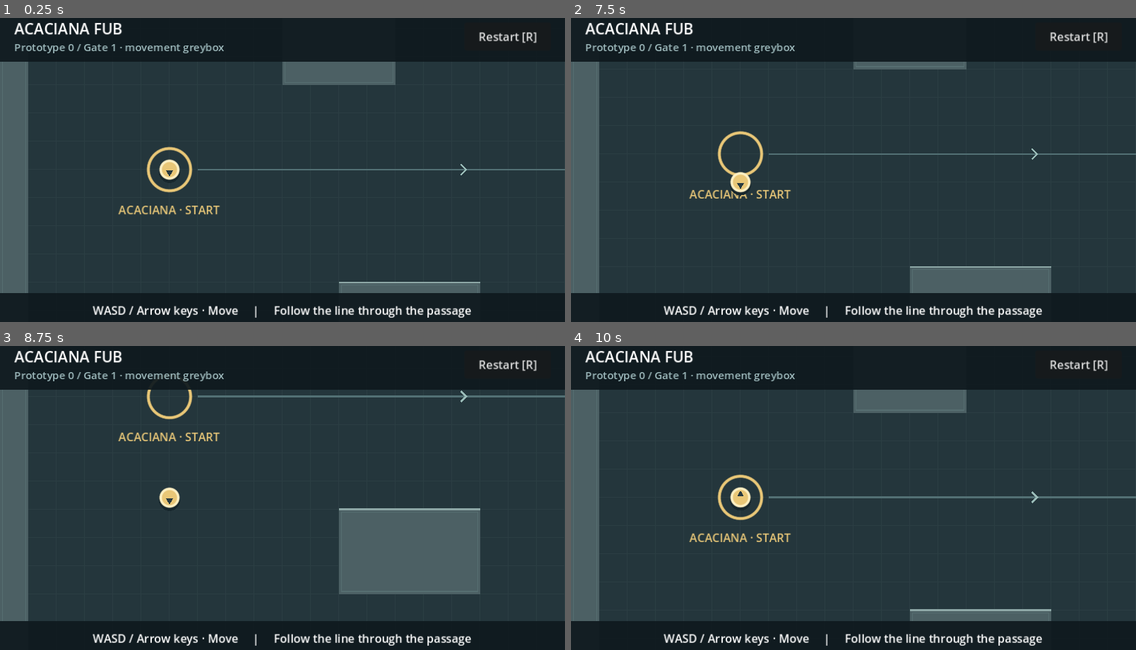
Above: before the commit, frames 1-4 (two rows, left to right).
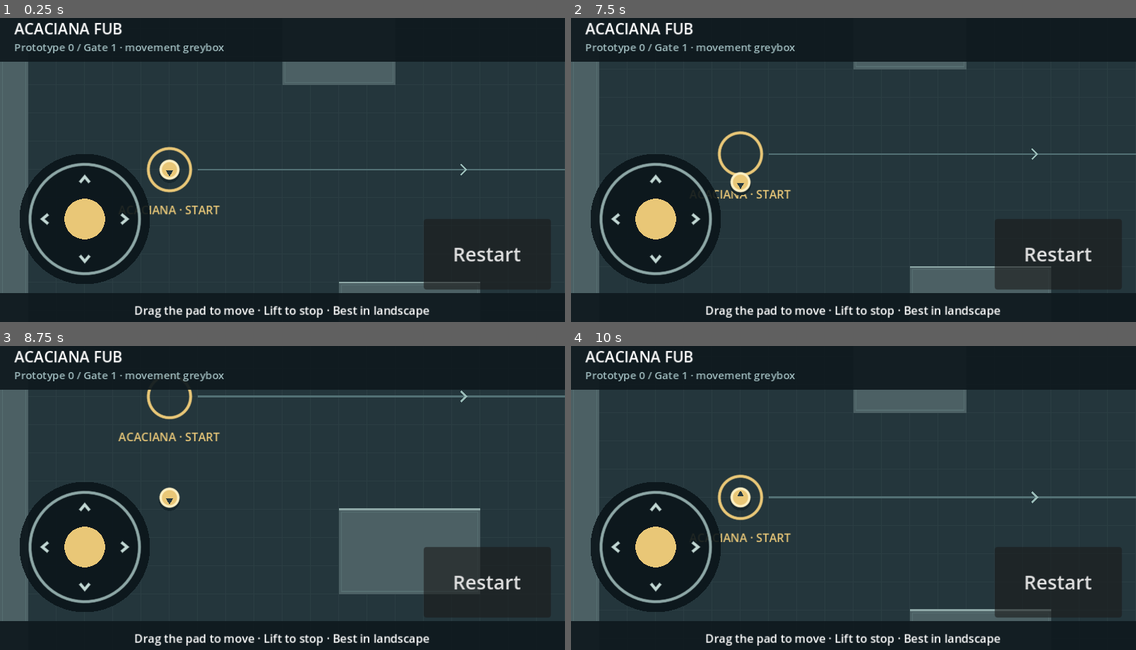
Above: after the commit, the same moments.

Repository: rossdelarge247-debug/test-game-01
Game: Godot game, scene res://scenes/gate1.tscn
The game is run twice, just before and just after one commit, with the same random seed, the same clock (stepped at 60 frames per second) and the same inputs.
Inputs (mouse positions are in pixels of both pictures, inside the frame that each line leads up to):
- Up to frame 1 (0.25 s): no input
- Up to frame 2 (7.5 s): click "Restart [R]" (after the commit: "Restart") at 0.5 s; click "Restart [R]" (after the commit: "Restart") at 1.25 s; click "Restart [R]" (after the commit: "Restart") at 2 s; tap R (restart) at 2.75, 3.5, 4.25, 5, 5.75, 6.4, 6.5 s; move the mouse to (977, 154) at 2.77 s; hold D (move_right) 2.78-3.5 s; click (977, 154) at 2.92 s; drag from (740, 185) to (825, 233) at 3.52 s; move the mouse to (910, 100) at 4.27 s; hold D (move_right) 4.28-5 s; click (910, 100) at 4.42 s; drag from (825, 233) to (684, 121) at 5.02 s; move the mouse to (1023, 218) at 5.77 s; hold A (move_left) 5.78-6.5 s; click (1023, 218) at 5.92 s; drag from (684, 121) to (768, 90) at 6.52 s; move the mouse to (881, 170) at 7.27 s; hold S (move_down) from 7.28 s (still down); click (881, 170) at 7.42 s
- Up to frame 3 (8.75 s): release S (move_down) at 8 s; drag from (197, 418) to (169, 513) at 8.02 s
- Up to frame 4 (10 s): move the mouse to (977, 482) at 8.77 s; hold W (move_up) 8.78-9.5 s; click (977, 482) at 8.92 s; drag from (740, 513) to (825, 561) at 9.52 s

The runs differ from the first frame. In frame 1, 9.8% of the frame differs, in the area x 3-98%, y 4-99%; in frame 2, 10%; in frame 3, 11%; in frame 4, 9.9%.

Commit message:
Add mobile touch controls for Gate 1 (#2)
Add a touch thumb pad and large restart control for mobile testing. Validate keyboard and touch movement in portrait and landscape.

Diff:
--- a/scenes/gate1.tscn
+++ b/scenes/gate1.tscn
@@ -1,7 +1,8 @@
-[gd_scene load_steps=3 format=3]
+[gd_scene load_steps=4 format=3]
 
 [ext_resource type="Script" path="res://src/gate1.gd" id="1"]
 [ext_resource type="PackedScene" path="res://scenes/player.tscn" id="2"]
+[ext_resource type="Script" path="res://src/touch_pad.gd" id="3"]
 
 [node name="Gate1" type="Node2D"]
 script = ExtResource("1")
@@ -94,3 +95,27 @@
 text = "WASD / Arrow keys · Move     |     Follow the line through the passage"
 horizontal_alignment = 1
 vertical_alignment = 1
+
+[node name="TouchPad" type="Control" parent="HUD/Layout"]
+anchor_top = 1.0
+anchor_bottom = 1.0
+offset_left = 16.0
+offset_top = -204.0
+offset_right = 176.0
+offset_bottom = -44.0
+mouse_filter = 2
+script = ExtResource("3")
+
+[node name="RestartTouch" type="Button" parent="HUD/Layout"]
+visible = false
+anchor_left = 1.0
+anchor_top = 1.0
+anchor_right = 1.0
+anchor_bottom = 1.0
+offset_left = -160.0
+offset_top = -124.0
+offset_right = -16.0
+offset_bottom = -44.0
+focus_mode = 0
+theme_override_font_sizes/font_size = 22
+text = "Restart"
--- a/src/gate1.gd
+++ b/src/gate1.gd
@@ -29,6 +29,12 @@
 		wall.add_child(collision)
 		$Walls.add_child(wall)
 	$HUD/Layout/Top/Restart.pressed.connect(_request_restart)
+	$HUD/Layout/RestartTouch.pressed.connect(_request_restart)
+	var touch_enabled := DisplayServer.is_touchscreen_available()
+	$HUD/Layout/RestartTouch.visible = touch_enabled
+	$HUD/Layout/Top/Restart.visible = not touch_enabled
+	if touch_enabled:
+		$HUD/Layout/Bottom/Controls.text = "Drag the pad to move · Lift to stop · Best in landscape"
 	$Acaciana/Camera2D.reset_smoothing()
 	print("GATE1_READY")
 
--- a/src/player.gd
+++ b/src/player.gd
@@ -5,12 +5,14 @@
 
 var facing := Vector2.DOWN
 var has_focus := true
+var touch_direction := Vector2.ZERO
 
 
 func _physics_process(_delta: float) -> void:
 	var direction := Vector2.ZERO
 	if has_focus:
 		direction = Input.get_vector("move_left", "move_right", "move_up", "move_down")
+		direction = (direction + touch_direction).limit_length(1.0)
 	if direction != Vector2.ZERO:
 		# Diagonal motion keeps a cardinal facing; vertical wins equal-axis ties.
 		if absf(direction.x) > absf(direction.y):
@@ -25,6 +27,7 @@
 func _notification(what: int) -> void:
 	if what == NOTIFICATION_APPLICATION_FOCUS_OUT:
 		has_focus = false
+		touch_direction = Vector2.ZERO
 		velocity = Vector2.ZERO
 		for action in ["move_left", "move_right", "move_up", "move_down"]:
 			Input.action_release(action)
--- /dev/null
+++ b/src/touch_pad.gd
@@ -0,0 +1,67 @@
+extends Control
+## A single captured finger controls movement; other fingers remain free for UI.
+
+const RADIUS := 62.0
+const DEAD_ZONE := 0.18
+
+var finger: int = -1
+var direction := Vector2.ZERO
+@onready var player: CharacterBody2D = get_node("../../../Acaciana")
+
+
+func _ready() -> void:
+	visible = DisplayServer.is_touchscreen_available()
+	resized.connect(_release)
+	if visible:
+		print("TOUCH_CONTROLS_READY")
+
+
+func _input(event: InputEvent) -> void:
+	if not is_visible_in_tree():
+		return
+	if event is InputEventScreenTouch:
+		if event.index == finger and (not event.pressed or event.canceled):
+			_release()
+		elif event.pressed and not event.canceled and finger == -1:
+			var local: Vector2 = get_global_transform_with_canvas().affine_inverse() * event.position
+			if local.distance_to(size * 0.5) <= size.x * 0.5:
+				finger = event.index
+				_update_direction(local)
+	elif event is InputEventScreenDrag and event.index == finger:
+		var local: Vector2 = get_global_transform_with_canvas().affine_inverse() * event.position
+		_update_direction(local)
+
+
+func _update_direction(local: Vector2) -> void:
+	var offset := (local - size * 0.5) / RADIUS
+	direction = Vector2.ZERO if offset.length() < DEAD_ZONE else offset.limit_length(1.0)
+	player.set("touch_direction", direction)
+	queue_redraw()
+
+
+func _release() -> void:
+	finger = -1
+	direction = Vector2.ZERO
+	if is_instance_valid(player):
+		player.set("touch_direction", Vector2.ZERO)
+	queue_redraw()
+
+
+func _notification(what: int) -> void:
+	if what == NOTIFICATION_APPLICATION_FOCUS_OUT:
+		_release()
+
+
+func _exit_tree() -> void:
+	_release()
+
+
+func _draw() -> void:
+	var center := size * 0.5
+	draw_circle(center, RADIUS + 12, Color(0.04, 0.08, 0.10, 0.9))
+	draw_arc(center, RADIUS, 0, TAU, 64, Color("8da7a6"), 2, true)
+	for axis in [Vector2.UP, Vector2.DOWN, Vector2.LEFT, Vector2.RIGHT]:
+		var point: Vector2 = center + axis * 48.0
+		var side: Vector2 = axis.orthogonal() * 5.0
+		draw_polyline(PackedVector2Array([point - axis * 6.0 + side, point, point - axis * 6.0 - side]), Color("c1d7d3"), 2, true)
+	draw_circle(center + direction * 40, 23, Color("e9c777"))
--- a/tests/gate1_test.gd
+++ b/tests/gate1_test.gd
@@ -96,6 +96,40 @@
 	player = current_scene.get_node("Acaciana")
 	_check(player.position.is_equal_approx(Vector2(192, 448)), "button reloads spawn")
 
+	var pad: Control = current_scene.get_node("HUD/Layout/TouchPad")
+	pad.show() # Simulate a touchscreen in the headless integration runner.
+	var touch_center: Vector2 = pad.get_global_transform_with_canvas() * (pad.size * 0.5)
+	_touch(touch_center + Vector2(62, 0), 3, true)
+	await _frames(20)
+	_check(player.position.x > 235, "touch pad moves the player")
+	_touch(touch_center, 4, true)
+	_touch(touch_center, 4, false)
+	await _frames(1)
+	_check(player.get("touch_direction").x > 0.9, "second finger cannot release active pad")
+	var drag := InputEventScreenDrag.new()
+	drag.index = 3
+	drag.position = touch_center + Vector2(120, -120)
+	pad.call("_input", drag)
+	await _frames(3)
+	_check(player.velocity.length() <= 160.1, "touch diagonal speed remains bounded")
+	_touch(touch_center + Vector2(200, -200), 3, false)
+	await _frames(2)
+	_check(player.velocity.is_zero_approx(), "lifting outside the pad stops movement")
+	_touch(touch_center + Vector2(62, 0), 5, true)
+	await _frames(2)
+	_touch(touch_center, 5, false, true)
+	await _frames(2)
+	_check(player.velocity.is_zero_approx(), "canceled touch stops movement")
+	_touch(touch_center + Vector2(62, 0), 6, true)
+	await _frames(2)
+	pad.notification(Node.NOTIFICATION_APPLICATION_FOCUS_OUT)
+	await _frames(2)
+	_check(player.velocity.is_zero_approx() and pad.get("finger") == -1, "focus loss releases touch capture")
+	current_scene.get_node("HUD/Layout/RestartTouch").emit_signal("pressed")
+	await _frames(5)
+	player = current_scene.get_node("Acaciana")
+	_check(player.position.is_equal_approx(Vector2(192, 448)), "mobile restart resets spawn")
+
 	if failures == 0:
 		print("GATE1_TESTS_PASSED")
 	else:
@@ -125,6 +159,17 @@
 	Input.parse_input_event(event)
 
 
+func _touch(at: Vector2, index: int, pressed: bool, canceled: bool = false) -> void:
+	var event := InputEventScreenTouch.new()
+	event.position = at
+	event.index = index
+	event.pressed = pressed
+	event.canceled = canceled
+	# Feed viewport-space touch events to the controller. Browser tests
+	# separately exercise the real OS/browser event delivery and scaling.
+	current_scene.get_node("HUD/Layout/TouchPad").call("_input", event)
+
+
 func _frames(count: int) -> void:
 	for i in range(count):
 		await physics_frame
Not shown, changed: README.md
Not shown, changed: docs/gate-1.md
Not shown, changed: tests/web_smoke.mjs
